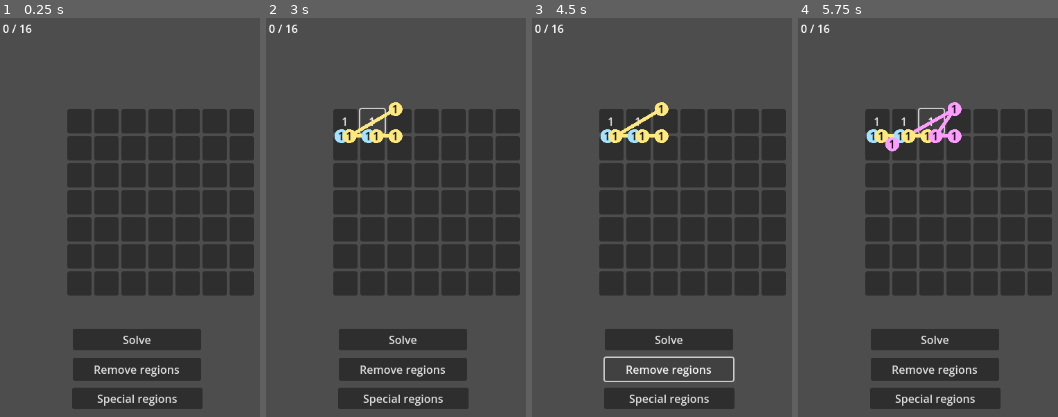
Above: before the commit, frames 1-4 (left to right).
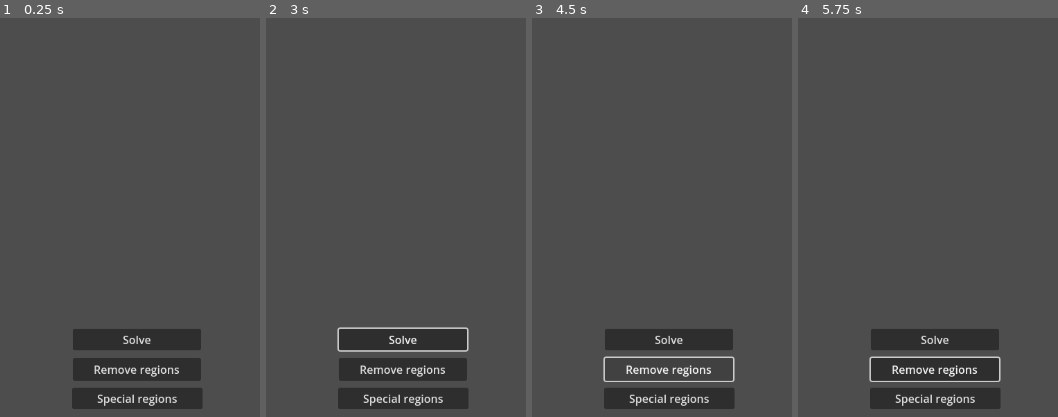
Above: after the commit, the same moments.

Repository: flavia-telcean/minesweedoku
Game: Godot game, scene res://main.tscn
Two runs of this game, one before a commit and one after it. Both use one fixed random seed, a clock stepped at 60 frames per second and the inputs below.
Inputs (mouse positions are in pixels of both pictures, inside the frame that each line leads up to):
- Up to frame 1 (0.25 s): no input
- Up to frame 2 (3 s): click (344, 121) at 0.52 s; click (344, 121) at 1.25 s, where only the run before the commit has a clickable "1"; click "Solve" at 2 s; click (372, 121) at 2.77 s
- Up to frame 3 (4.5 s): click (638, 121) at 3.5 s, where only the run before the commit has a clickable "1"; click "Remove regions" at 4.25 s
- Up to frame 4 (5.75 s): click (930, 121) at 5.02 s

The runs differ from the first frame. In frame 1, 27% of the frame differs, in the area x 1-98%, y 1-70%; in frame 2, 27%; in frame 3, 27%; in frame 4, 27%, in the area x 1-98%, y 1-92%.
Error after the commit: Parse Error: Could not resolve class "Formula", because of a parser error. (res://MineGrid.gd:160)

Commit message:
Change dictionaries to custom type

Diff:
--- a/Formula.gd
+++ b/Formula.gd
@@ -224,149 +224,90 @@
 	return number == other.number and varnum == other.varnum
 
 func replace_variables(dict : Dictionary):
+func replace_variables(vars : Variables):
 	assertions()
 	if(len(variables) == 0):
 		return
 	match(type):
 		Type.Variable:
-			if(varnum in dict):
-				copy(dict[varnum])
-		Type.Plus:
-			c1.replace_variables(dict)
-			c2.replace_variables(dict)
+			if(varnum in vars.variables):
+				copy(vars.variables[varnum])
+		Type.Plus:
+			c1.replace_variables(vars)
+			c2.replace_variables(vars)
 		Type.Minus:
-			c1.replace_variables(dict)
-			c2.replace_variables(dict)
-		Type.Slash:
-			c1.replace_variables(dict)
-			c2.replace_variables(dict)
-		Type.Gte:
-			c1.replace_variables(dict)
-		Type.Lte:
-			c1.replace_variables(dict)
+			c1.replace_variables(vars)
+			c2.replace_variables(vars)
+		Type.Slash:
+			c1.replace_variables(vars)
+			c2.replace_variables(vars)
+		Type.Gte:
+			c1.replace_variables(vars)
+		Type.Lte:
+			c1.replace_variables(vars)
 	cleanup()
 
-func solve_equation(other : Formula, dict : Dictionary = {}) -> Dictionary:
+func solve_equation(other : Formula, vars : Variables = Variables.new()) -> Variables:
 	cleanup()
 	other.cleanup()
 	match(type):
-		Type.False: return {}
+		Type.False: return Variables.new()
 		Type.Number:
 			if(other.type == Type.Number):
 				if(other.number == number):
-					return {-1: Formula.make_false()}
+					return Variables.new_match()
 				else:
-					return {}
+					return Variables.new()
 			return other.solve_equation(self)
 		Type.Variable:
-			if(not merge_without_conflicts(dict, {varnum: other})):
-				return {}
+			if(not vars.insert_without_conflicts(varnum, other)):
+				return Variables.new()
 			else:
-				other.replace_variables(dict)
-				dict[varnum] = other
+				other.replace_variables(vars)
+				vars.variables[varnum] = other
 		Type.Plus:
 			var added : bool = false
 			if(len(c1.variables) > 0):
-				var solution : Dictionary = c1.solve_equation(Formula.make_minus(other, c2), dict.duplicate())
-				if(solution and merge_without_conflicts(dict, solution)):
+				var solution : Variables = c1.solve_equation(Formula.make_minus(other, c2), vars.duplicate())
+				if(solution and vars.merge_without_conflicts(solution)):
 					added = true
 			if(len(c2.variables) > 0):
-				var solution : Dictionary = c2.solve_equation(Formula.make_minus(other, c1), dict.duplicate())
-				if(solution and merge_without_conflicts(dict, solution)):
+				var solution : Variables = c2.solve_equation(Formula.make_minus(other, c1), vars.duplicate())
+				if(solution and vars.merge_without_conflicts(solution)):
 					added = true
 			if(not added):
-				return {}
+				return Variables.new()
 		Type.Minus:
 			var added : bool = false
 			if(len(c1.variables) > 0):
-				var solution : Dictionary = c1.solve_equation(Formula.make_plus(other, c2), dict.duplicate())
-				if(solution and merge_without_conflicts(dict, solution)):
+				var solution : Variables = c1.solve_equation(Formula.make_plus(other, c2), vars.duplicate())
+				if(solution and vars.merge_without_conflicts(solution)):
 					added = true
 			if(len(c2.variables) > 0):
-				var solution : Dictionary = c2.solve_equation(Formula.make_minus(c1, other), dict.duplicate())
-				if(solution and merge_without_conflicts(dict, solution)):
+				var solution : Variables = c2.solve_equation(Formula.make_minus(c1, other), vars.duplicate())
+				if(solution and vars.merge_without_conflicts(solution)):
 					added = true
 			if(not added):
-				return {}
-		Type.Slash:
-			dict.merge(c1.solve_equation(other))
-			dict.merge(c1.solve_equation(other))
+				return Variables.new()
+		Type.Slash:
+			vars.merge(c1.solve_equation(other))
+			vars.merge(c1.solve_equation(other))
 		_:
 			assert(false)
-	return dict
-
-func is_solution(vars : Dictionary, other : Formula) -> bool:
-	match(type):
-		Type.False: return false
-		Type.Any: return true
-		Type.Number:
-			if(other.type == Type.Number):
-				return other.number == number
-			else:
-				return other.is_solution(vars, self)
-		Type.Variable: return other.is_solution(vars, vars[varnum])
-		Type.Plus:
-			var result : bool = false
-			var is_c1_constant : bool = len(c1.variables) == 0
-			var is_c2_constant : bool = len(c2.variables) == 0
-			if(not is_c1_constant):
-				result = result or c1.is_solution(vars, Formula.make_minus(other, c2))
-			if(not is_c2_constant):
-				result = result or c2.is_solution(vars, Formula.make_minus(other, c1))
-			if(is_c1_constant and is_c2_constant):
-				assert(false)
-			return result
-		Type.Minus:
-			var result : bool = false
-			var is_c1_constant : bool = len(c1.variables) == 0
-			var is_c2_constant : bool = len(c2.variables) == 0
-			if(not is_c1_constant):
-				result = result or c1.is_solution(vars, Formula.make_plus(other, c2))
-			if(not is_c2_constant):
-				result = result or c2.is_solution(vars, Formula.make_minus(c1, other))
-			return result
-		Type.Slash:
-			return is_solution(vars, c1) or is_solution(vars, c2)
-		Type.Gte:
-			assert(other.type == Type.Number)
-			match(c1.type):
-				Type.Number: return number >= other.number
-				Type.Plus:
-					var result : bool = false
-					var is_c1_constant : bool = len(c1.c1.variables) == 0
-					var is_c2_constant : bool = len(c1.c2variables) == 0
-					if(not is_c1_constant):
-						result = result or c1.c1.is_solution(vars, Formula.make_minus(other, c1.c2))
-					if(not is_c1_constant):
-						result = result or c1.c2.is_solution(vars, Formula.make_minus(other, c1.c1))
-					if(is_c1_constant and is_c2_constant):
-						assert(false)
-					return result
-				_:
-					assert(false)
-		_:
-			assert(false)
-	return false
-
-func merge_without_conflicts(d1 : Dictionary, d2 : Dictionary) -> bool:
-	for i in d2:
-		if(i in d1 and not d2[i].equal(d1[i])):
-			return false
-	d1.merge(d2)
-	return true
-
-func generalizes(other : Formula, rewriting : bool = false, found : Dictionary = {}) -> bool:
+	return vars
+
+func generalizes(other : Formula, rewriting : bool = false, found : Variables = Variables.new()) -> bool:
 	assertions()
 	other.assertions()
 	if(not rewriting and other.type == Type.Number and len(variables) > 0):
-		var solution : Dictionary = solve_equation(other, found)
-		if(len(solution) > 0):
-			merge_without_conflicts(found, solution)
+		var solution : Variables = solve_equation(other, found)
+		if(solution.is_match()):
+			found.merge_without_conflicts(solution)
 			return true
 	match(type):
 		Type.False: return false
 		Type.Any:
-			found[varnum] = Formula.make_number(randi())
+			found.insert_any_variable(varnum)
 			return rewriting
 		Type.Number:
 			if(other.type != Type.Number):
@@ -376,21 +317,21 @@
 			match(other.type):
 				Type.False: return true
 				Type.Any:
-					found[varnum] = Formula.make_number(randi())
+					found.insert_any_variable(varnum)
 					return rewriting
 				Type.Number:
-					if(varnum not in found):
-						found[varnum] = other
+					if(varnum not in found.variables):
+						found.variables[varnum] = other
 						return true
-					return false
+					return found.variables[varnum].number == other.number
 				Type.Variable:
 					if(not rewriting):
-						found[varnum] = other
+						found.variables[varnum] = other
 						return varnum == other.varnum
-					if(varnum not in found):
-						found[varnum] = other
+					if(varnum not in found.variables):
+						found.variables[varnum] = other
 						return true
-					return found[varnum] == other.varnum
+					return found.variables[varnum].equal(other)
 
 				Type.Plus: return false # XXX
 				Type.Minus: return false
@@ -426,34 +367,6 @@
 			assert(false)
 			return false
 
-func values_in(other : Formula) -> Dictionary:
-	assert(generalizes(other, false))
-	match(type):
-		Type.Any: return {}
-		Type.Number: return {}
-		Type.Variable:
-			match(other.type):
-				Type.Number:
-					return {varnum: other.number}
-				Type.Plus: assert(false) # XXX
-				Type.Minus: assert(false)
-				Type.Slash: assert(false)
-				_: return {}
-		Type.Plus:
-			var dict : Dictionary = c1.values_in(other.c1)
-			dict.merge(c2.values_in(other.c2))
-			return dict
-		Type.Minus:
-			var dict : Dictionary = c1.values_in(other.c1)
-			dict.merge(c2.values_in(other.c2))
-			return dict
-		Type.Slash:
-			var dict : Dictionary = c1.values_in(other.c1)
-			dict.merge(c2.values_in(other.c2))
-			return dict
-	assert(false)
-	return {}
-
 func duplicate() -> Formula:
 	var x := Formula.new()
 	x.copy(self)
--- a/Solver.gd
+++ b/Solver.gd
@@ -20,7 +20,7 @@
 	var regionid : int
 	var bounds : Array[int]
 
-	static func from_tree(tree : Array, regionids : Dictionary = {}) -> Action:
+	static func from_tree(tree : Array) -> Action:
 		assert(len(tree))
 		var a := Action.new()
 		match(tree[0].type):
@@ -40,7 +40,7 @@
 				assert(false)
 		return a
 
-	func apply(solver : Solver, mine_grid : MineGrid, variables : Dictionary, cells : Array[Cell], applicationid : int):
+	func apply(solver : Solver, mine_grid : MineGrid, variables : Variables, cells : Array[Cell], applicationid : int):
 		match(type):
 			Type.None: pass
 			Type.Bomb:
@@ -70,11 +70,11 @@
 		if(self.regionformula):
 			self.regionformula.set_bounds(b)
 
-	func is_unbounded(variables : Dictionary) -> bool:
+	func is_unbounded(variables : Variables) -> bool:
 		if(not regionformula):
 			return false
-		for v in variables:
-			if(v in regionformula.variables and variables[v] not in bounds):
+		for v in variables.variables:
+			if(v in regionformula.variables and variables.variables[v].number not in bounds):
 				return true
 		return false
 
@@ -103,22 +103,24 @@
 		var parser := Parser.new()
 		return Rule1.from_tree(parser.make_tree_string(string))
 
-	func applies_to_subregion(f : Formula, cells : int, found : Dictionary):
+	func applies_to_subregion(f : Formula, cells : int, found : Variables):
 		return f.generalizes(Formula.make_number(cells), false, found)
 
-	func applies(r : Region) -> Dictionary:
-		var found : Dictionary = {}
+	func applies(r : Region) -> Variables:
+		var found := Variables.new()
 		var rg : bool = region_formula.generalizes(r.formula, true, found)
 		var rs : bool = applies_to_subregion(region_size_formula, r.count_cells(), found)
 		if(rg and rs):
-			if(found):
+			if(found.is_match()):
 				return found
-			return {-1: Formula.make_false()}
-		return {}
+			return Variables.new_match()
+		return Variables.new()
 
 	func apply(solver : Solver, mine_grid : MineGrid, r : Region):
-		var variables : Dictionary = applies(r)
-		if(not variables):
+		var variables : Variables = applies(r)
+		if(region_action.is_unbounded(variables)):
+			return
+		if(not variables.is_match()):
 			return
 		region_action.apply(solver, mine_grid, variables, r.cells, randi())
 
@@ -164,11 +166,11 @@
 		var parser := Parser.new()
 		return Rule2.from_tree(parser.make_tree_string(string))
 
-	func applies_to_subregion(f : Formula, cells : int, found : Dictionary):
+	func applies_to_subregion(f : Formula, cells : int, found : Variables):
 		return f.generalizes(Formula.make_number(cells), false, found)
 
-	func applies(r1 : Region, r2 : Region) -> Dictionary:
-		var found : Dictionary = {}
+	func applies(r1 : Region, r2 : Region) -> Variables:
+		var found := Variables.new()
 		var r1f : Formula = region1_formula.duplicate()
 		var r2f : Formula = region2_formula.duplicate()
 		var r1sf : Formula = region1_size_formula.duplicate()
@@ -185,16 +187,16 @@
 		var r2s : bool = applies_to_subregion(r2sf, cells_in_2_not_in_1, found)
 		var r1x2s : bool = applies_to_subregion(r1x2sf, cells_intersection, found)
 		if(r1g and r1s and r2g and r2s and r1x2s):
-			if(found):
+			if(found.is_match()):
 				return found
-			return {-1 : Formula.make_false()}
-		return {}
+			return Variables.new_match()
+		return Variables.new()
 
 	func apply(solver : Solver, mine_grid : MineGrid, r1 : Region, r2 : Region):
-		var variables : Dictionary = applies(r1, r2)
+		var variables : Variables = applies(r1, r2)
 		if(region1_action.is_unbounded(variables) or region2_action.is_unbounded(variables) or region1x2_action.is_unbounded(variables)):
 			return
-		if(not variables):
+		if(not variables.is_match()):
 			return
 		var applicationid : int = randi()
 		region1_action.apply(solver, mine_grid, variables, r1.cells.filter(func (x) : return x not in r2.cells), applicationid)
--- /dev/null
+++ b/Variables.gd
@@ -0,0 +1,41 @@
+class_name Variables
+
+var any_variables : Dictionary
+var variables : Dictionary
+var exact_match : bool = false
+
+static func new_match() -> Variables:
+	var v := Variables.new()
+	v.exact_match = true
+	return v
+
+func merge_without_conflicts(other : Variables) -> bool:
+	for i in other.variables:
+		if(i in variables and not other.variables[i].equal(variables[i])):
+			return false
+	variables.merge(other.variables)
+	any_variables.merge(other.any_variables)
+	return true
+
+func merge(other : Variables):
+	variables.merge(other.variables)
+	any_variables.merge(other.any_variables)
+
+func insert_without_conflicts(varnum : int, value : Formula) -> bool:
+	if(varnum in variables and not value.equal(variables[varnum])):
+		return false
+	variables[varnum] = value
+	return true
+
+func duplicate() -> Variables:
+	var v := Variables.new()
+	v.variables = variables.duplicate()
+	v.any_variables = any_variables.duplicate()
+	v.exact_match = exact_match
+	return v
+
+func is_match() -> bool:
+	return len(variables) or len(any_variables) or exact_match
+
+func insert_any_variable(varnum : int):
+	any_variables[varnum] = Formula.make_number(randi())
